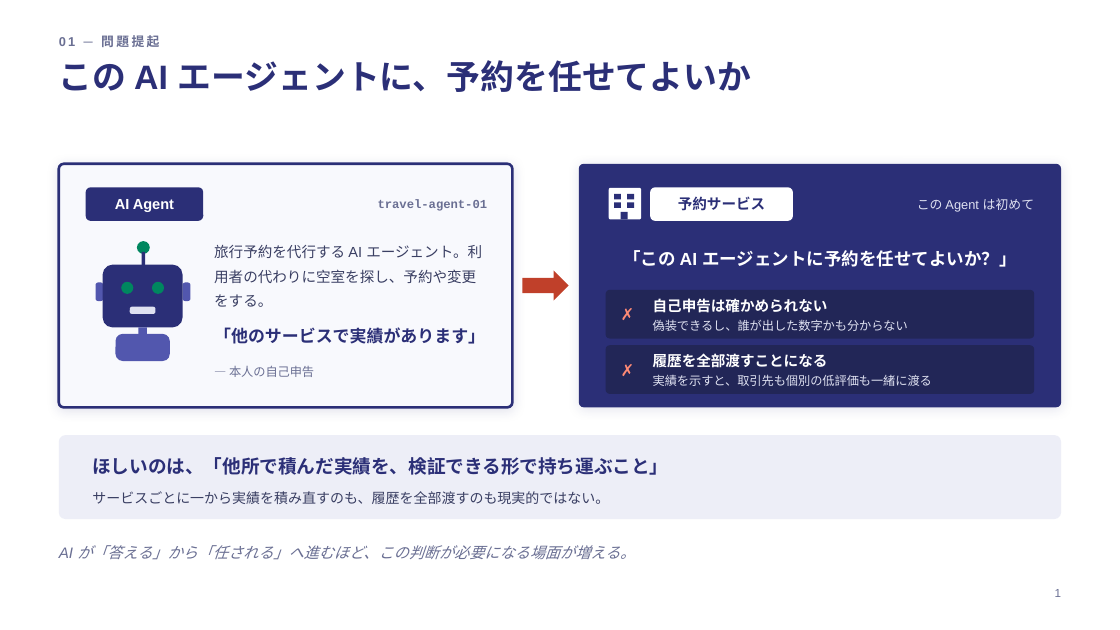
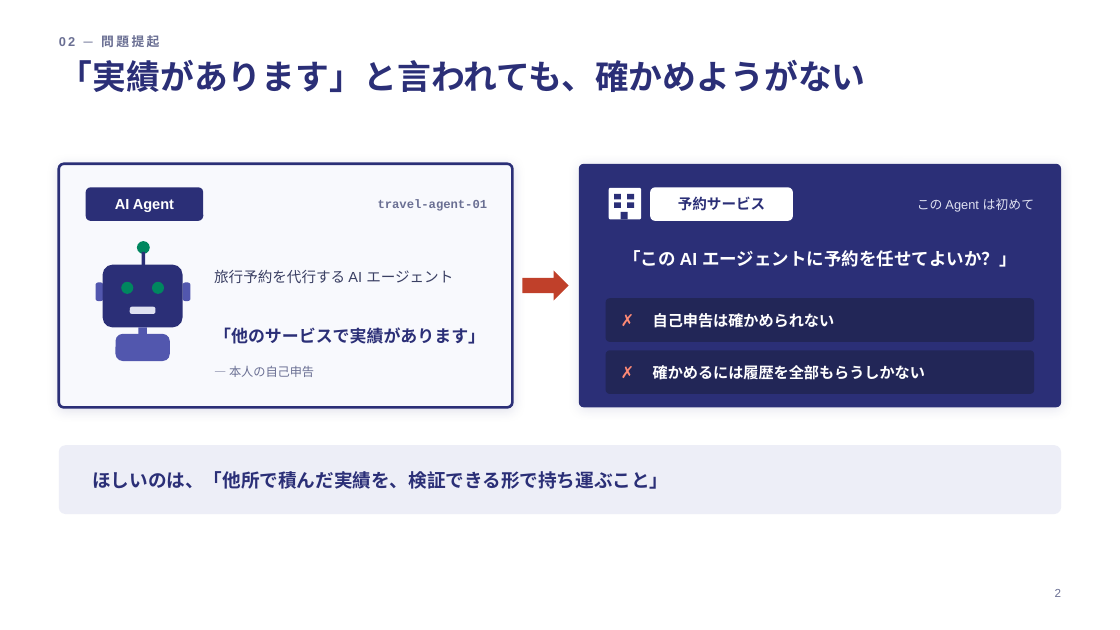
Before and after one commit to da1suk8/zk-agent-passport, a slide deck: slide 3 of docs/slides/zk-agent-passport.pptx (slide 2 before the commit). Drawn at 1120x630 pixels with LibreOffice and Linux fonts; fonts in the diff are those of the drawing. Boxes give left, top, right and bottom in pixels: in the first picture for what was removed or moved away, otherwise in the second. Text is boxed around its words. In the diff, an @@ line names an element or a change of style, - is before the commit and + after.

```diff
--- a/docs/slides/zk-agent-passport.pptx
+++ b/docs/slides/zk-agent-passport.pptx
@@ text at bbox=[59, 35, 159, 47]: text changed @@
-01 ─ 問題提起
+02 ─ 問題提起
@@ text at bbox=[59, 60, 866, 92]: text changed @@
-この AI エージェントに、予約を任せてよいか
+「実績があります」と言われても、確かめようがない
@@ text at bbox=[214, 270, 453, 283]: text changed @@
-旅行予約を代行する AI エージェント。利用者の代わりに空室を探し、予約や変更をする。
+旅行予約を代行する AI エージェント
@@ proportions changed in 3 elements at bbox=[606, 350, 1034, 394], bbox=[59, 445, 1061, 514], bbox=[606, 298, 1034, 342] @@
@@ rounded rectangle: place and size @@
-rounded rectangle at bbox=[606, 290, 1034, 339]
+rounded rectangle at bbox=[606, 298, 1034, 342]
@@ text "✗" rewrapped from bbox=[621, 290, 646, 339] to bbox=[621, 298, 646, 342] @@
@@ text "自己申告は確かめられない": place and size @@
-text "自己申告は確かめられない" at bbox=[653, 298, 908, 331]
+text "自己申告は確かめられない" at bbox=[653, 313, 835, 328]
@@ text "自己申告は確かめられない" at bbox=[653, 313, 835, 328]: size 12.5 to 13 pt, font Calibri to Arial; line spacing 16pt to 1 @@
@@ text at bbox=[653, 319, 908, 331]: paragraph removed @@
-偽装できるし、誰が出した数字かも分からない
@@ rounded rectangle: place and size @@
-rounded rectangle at bbox=[606, 345, 1034, 394]
+rounded rectangle at bbox=[606, 350, 1034, 394]
@@ text "✗" rewrapped from bbox=[621, 345, 646, 394] to bbox=[621, 350, 646, 394] @@
@@ text at bbox=[653, 365, 925, 380]: text changed; size 10.5 to 13 pt; font Calibri to Arial; text colour #DFE1F1 to #FFFFFF; bold on @@
-履歴を全部渡すことになる
-実績を示すと、取引先も個別の低評価も一緒に渡る
+確かめるには履歴を全部もらうしかない
@@ rounded rectangle: place and size @@
-rounded rectangle at bbox=[59, 435, 1061, 519]
+rounded rectangle at bbox=[59, 445, 1061, 514]
@@ text "ほしいのは、「他所で積んだ実績を、検証できる形で持ち運ぶこと」": place and size @@
-text "ほしいのは、「他所で積んだ実績を、検証できる形で持ち運ぶこと」" at bbox=[92, 457, 668, 504]
+text "ほしいのは、「他所で積んだ実績を、検証できる形で持ち運ぶこと」" at bbox=[92, 471, 668, 489]
@@ text "ほしいのは、「他所で積んだ実績を、検証できる形で持ち運ぶこと」" at bbox=[92, 471, 668, 489]: font Calibri to Arial; line spacing 25pt to 1 @@
@@ text at bbox=[92, 491, 609, 504]: paragraph removed @@
-サービスごとに一から実績を積み直すのも、履歴を全部渡すのも現実的ではない。
@@ text removed at bbox=[59, 545, 635, 560] @@
-AI が「答える」から「任される」へ進むほど、この判断が必要になる場面が増える。
@@ text at bbox=[1055, 589, 1061, 597]: text changed @@
-1
+2
```
Also in this commit, not shown: 17 other slides changed, 1 slide added, 1 other file.
